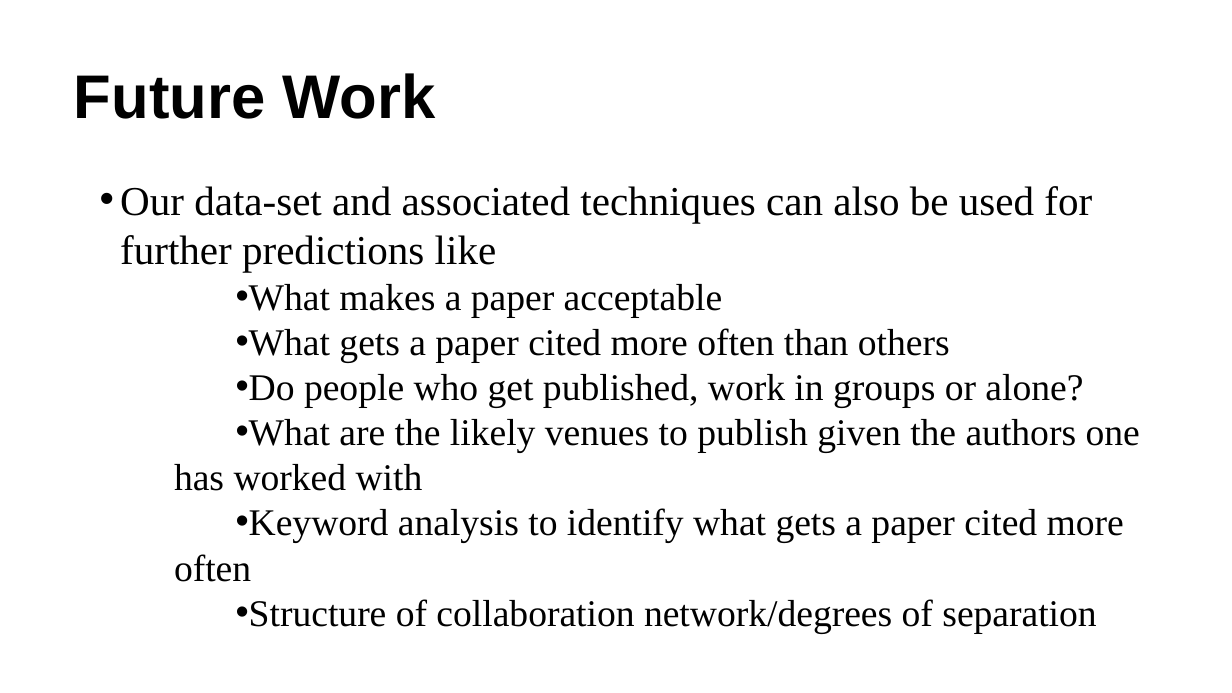
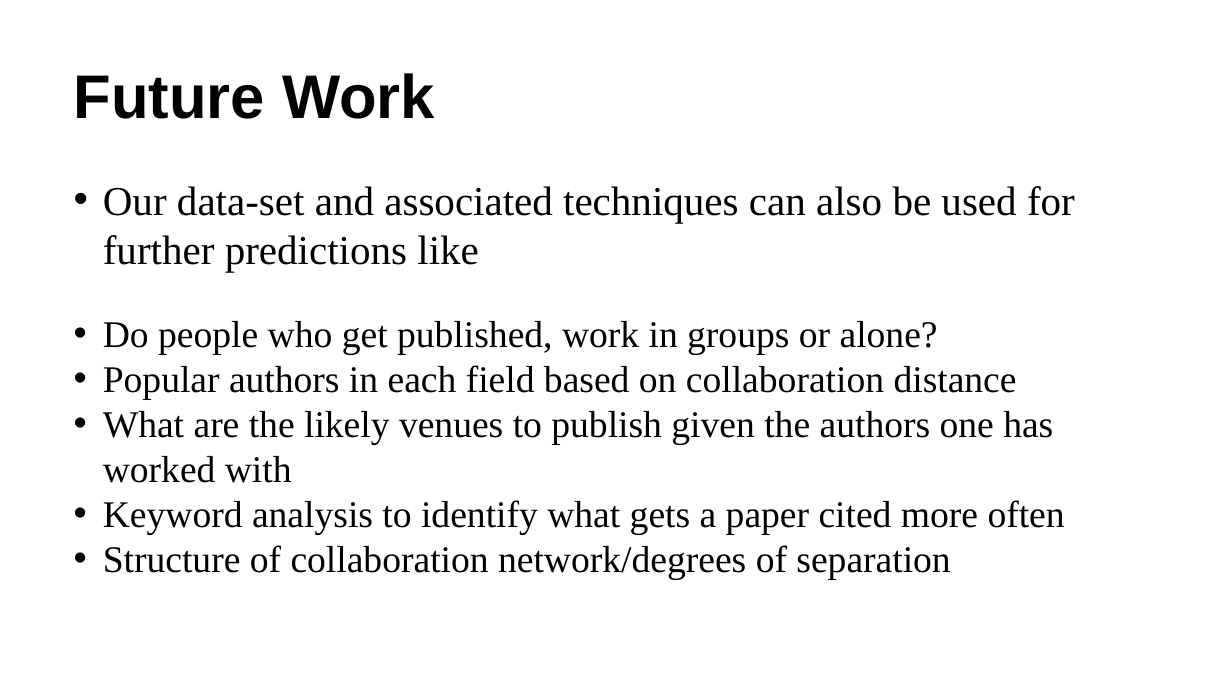
Before and after one commit to ag3859/RTBDProject, a slide deck: slide 19 of RTBD.pptx. Drawn at 1232x693 pixels with LibreOffice and Linux fonts; fonts in the diff are those of the drawing. Boxes give left, top, right and bottom in pixels: in the first picture for what was removed or moved away, otherwise in the second. Text is boxed around its words. In the diff, an @@ line names an element or a change of style, - is before the commit and + after.

```diff
--- a/RTBD.pptx
+++ b/RTBD.pptx
@@ text at [103, 186, 1075, 580]: indent changed; list level 2 to 1 in "Do people who get published, ..."; list level 2 to 1 in "What are the likely venues ..."; list level 2 to 1 in "Keyword analysis to identify what ..."; list level 2 to 1 in "Structure of collaboration network/degrees of ..." @@
@@ text at [249, 284, 950, 363]: paragraphs removed @@
-  • What makes a paper acceptable
-  • What gets a paper cited more often than others
@@ text at [103, 365, 1017, 400]: paragraph added @@
+• Popular authors in each field based on collaboration distance
```
Also in this commit, not shown: 14 other slides changed, 1 slide added, 1 other file.
